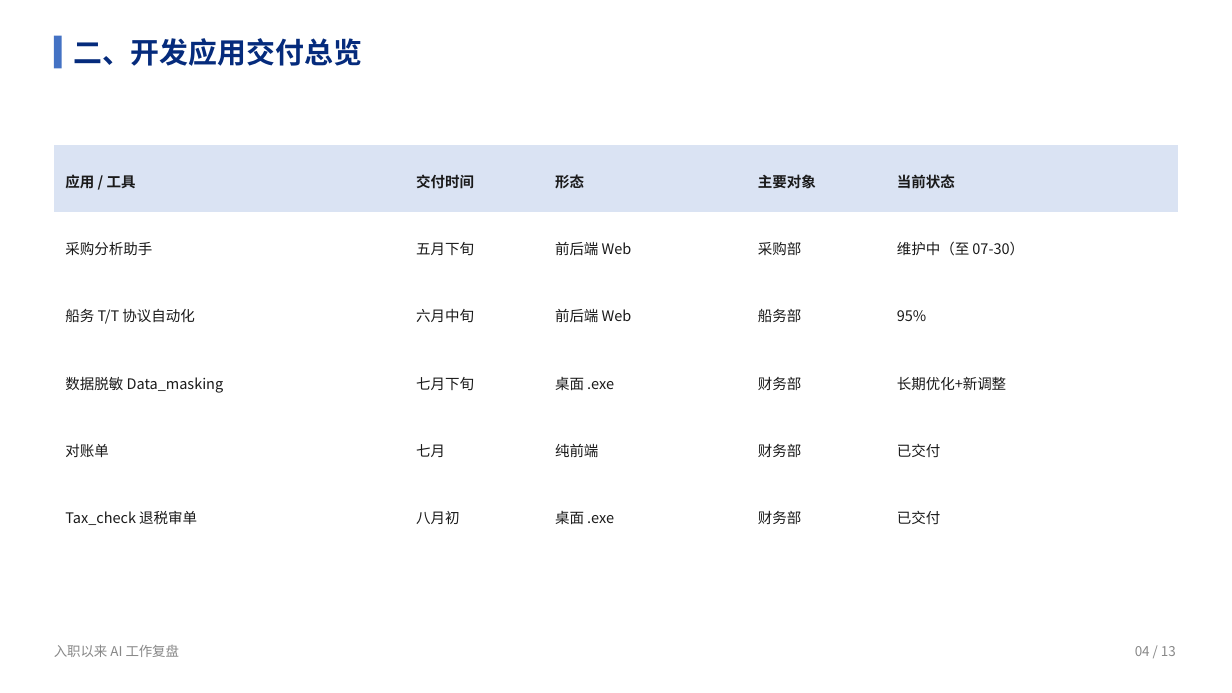
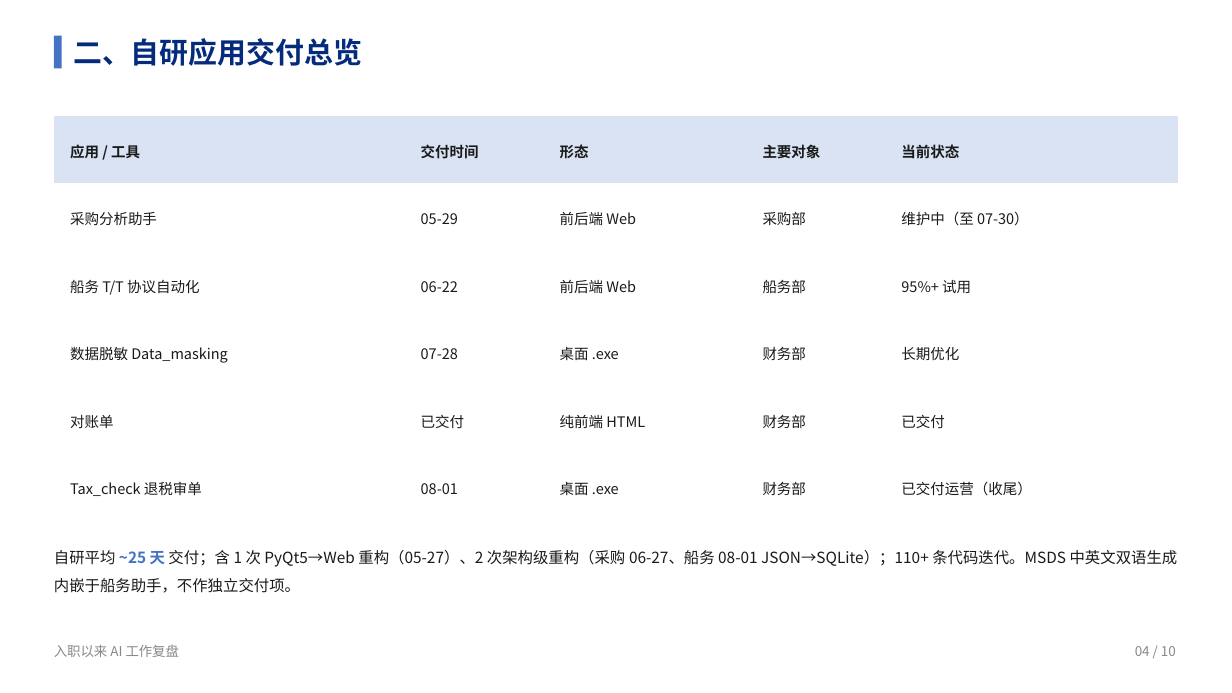
Before and after one commit to liellaaaaa/lw, a slide deck: slide 4 of PPT/入职以来AI工作复盘/入职以来AI工作复盘.pptx. Drawn at 1232x693 pixels with LibreOffice and Linux fonts; fonts in the diff are those of the drawing. Boxes give left, top, right and bottom in pixels: in the first picture for what was removed or moved away, otherwise in the second. Text is boxed around its words. In the diff, an @@ line names an element or a change of style, - is before the commit and + after.

```diff
--- a/PPT/入职以来AI工作复盘/入职以来AI工作复盘.pptx
+++ b/PPT/入职以来AI工作复盘/入职以来AI工作复盘.pptx
@@ text at (x1=73, y1=38, x2=362, y2=66): text changed @@
-二、开发应用交付总览
+二、自研应用交付总览
@@ table at (x1=54, y1=116, x2=1177, y2=520) @@
-row 2, column 2: 五月下旬
+row 2, column 2: 05-29
-row 3, column 2: 六月中旬
+row 3, column 2: 06-22
-row 3, column 5: 95%
+row 3, column 5: 95%+ 试用
-row 4, column 2: 七月下旬
+row 4, column 2: 07-28
-row 4, column 5: 长期优化+新调整
+row 4, column 5: 长期优化
-row 5, column 2: 七月
+row 5, column 2: 已交付
-row 5, column 3: 纯前端
+row 5, column 3: 纯前端 HTML
-row 6, column 2: 八月初
+row 6, column 2: 08-01
-row 6, column 5: 已交付
+row 6, column 5: 已交付运营（收尾）
@@ table moved from (x1=54, y1=145, x2=1177, y2=550) to (x1=54, y1=116, x2=1177, y2=520) @@
@@ text added at (x1=54, y1=550, x2=1178, y2=593), 12 pt, text #1A1A1A @@
+自研平均 ~25 天 交付；含 1 次 PyQt5→Web 重构（05-27）、2 次架构级重构（采购 06-27、船务 08-01 JSON→SQLite）；110+ 条代码迭代。MSDS 中英文双语生成内嵌于船务助手，不作独立交付项。
@@ text at (x1=1135, y1=646, x2=1176, y2=656): text changed @@
-04 / 13
+04 / 10
```
Also in this commit, not shown: 7 other slides changed, 2 slides added, 18 other files.
